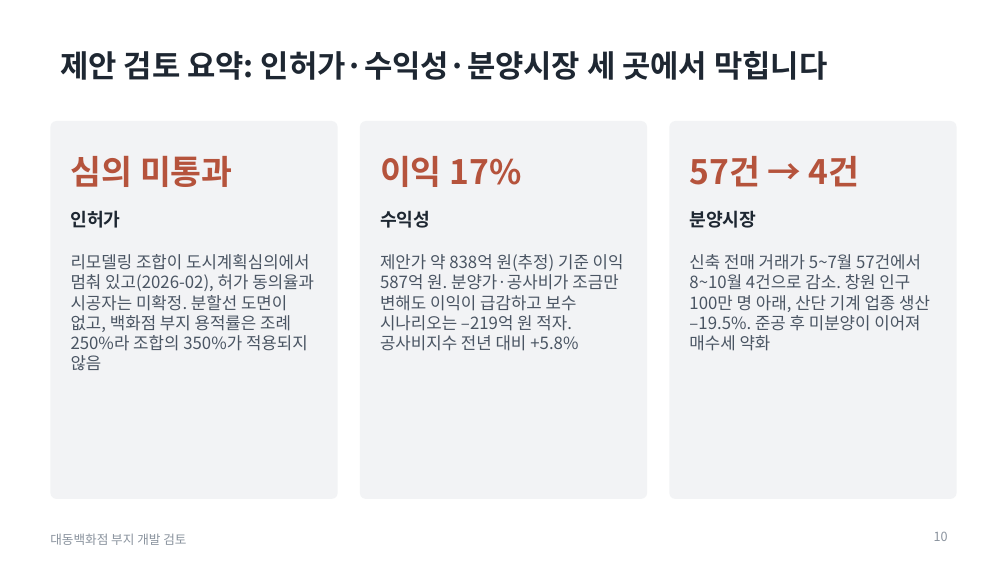
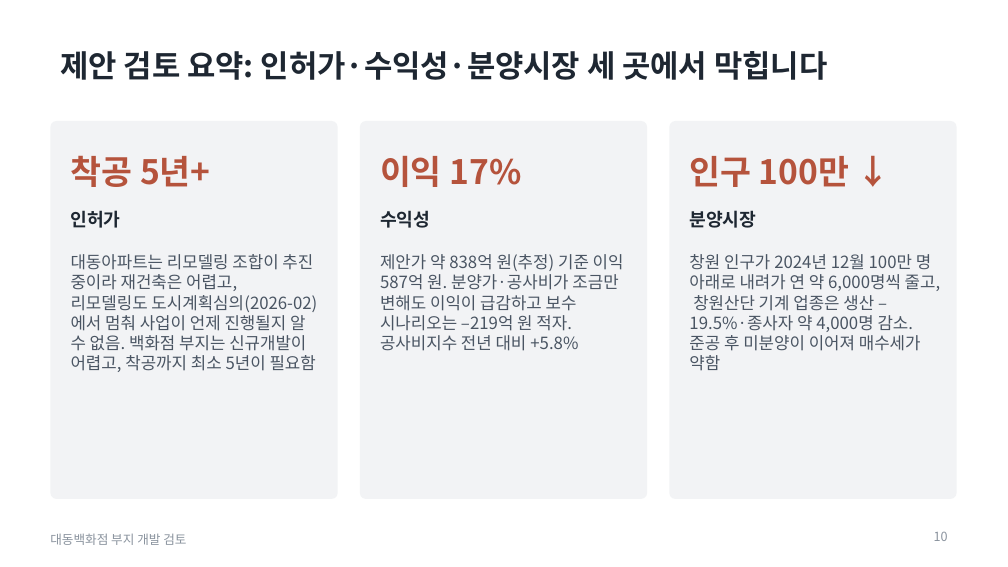
Before and after one commit to nadriboy2-design/dorim-redev-system, a slide deck: slide 10 of analysis/daedong/보고서/대동백화점_현장방문보고_제안검토요약2장추가_2026-11-13.pptx. Drawn at 1008x567 pixels with LibreOffice and Linux fonts; fonts in the diff are those of the drawing. Boxes give left, top, right and bottom in pixels: in the first picture for what was removed or moved away, otherwise in the second. Text is boxed around its words. In the diff, an @@ line names an element or a change of style, - is before the commit and + after.

```diff
--- a/analysis/daedong/보고서/대동백화점_현장방문보고_제안검토요약2장추가_2026-11-13.pptx
+++ b/analysis/daedong/보고서/대동백화점_현장방문보고_제안검토요약2장추가_2026-11-13.pptx
@@ text at [71,155,211,187]: text changed @@
-심의 미통과
+착공 5년+
@@ text at [689,156,849,187]: text changed @@
-57건 → 4건
+인구 100만 ↓
@@ text at [71,254,317,372]: text changed @@
-리모델링 조합이 도시계획심의에서 멈춰 있고(2026-02), 허가 동의율과 시공자는 미확정. 분할선 도면이 없고, 백화점 부지 용적률은 조례 250%라 조합의 350%가 적용되지 않음
+대동아파트는 리모델링 조합이 추진 중이라 재건축은 어렵고, 리모델링도 도시계획심의(2026-02)에서 멈춰 사업이 언제 진행될지 알 수 없음. 백화점 부지는 신규개발이 어렵고, 착공까지 최소 5년이 필요함
@@ text at [689,254,941,371]: text changed @@
-신축 전매 거래가 5~7월 57건에서 8~10월 4건으로 감소. 창원 인구 100만 명 아래, 산단 기계 업종 생산 –19.5%. 준공 후 미분양이 이어져 매수세 약화
+창원 인구가 2024년 12월 100만 명 아래로 내려가 연 약 6,000명씩 줄고, 창원산단 기계 업종은 생산 –19.5%·종사자 약 4,000명 감소. 준공 후 미분양이 이어져 매수세가 약함
```
Also in this commit, not shown: 1 other slide changed.
